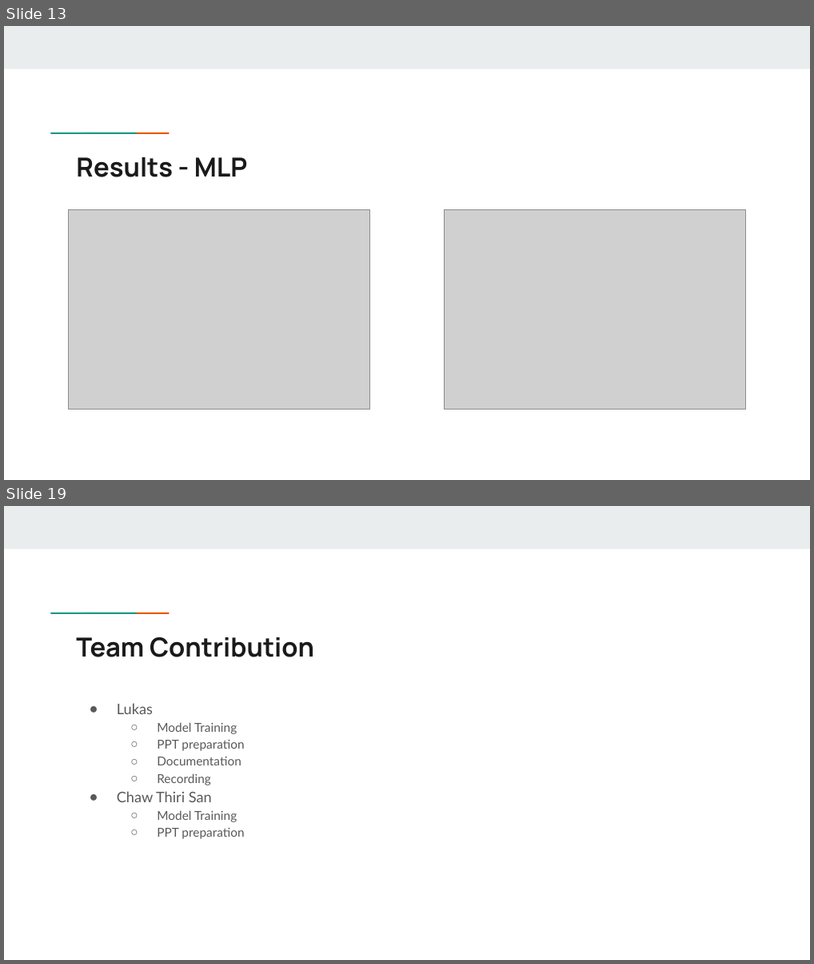
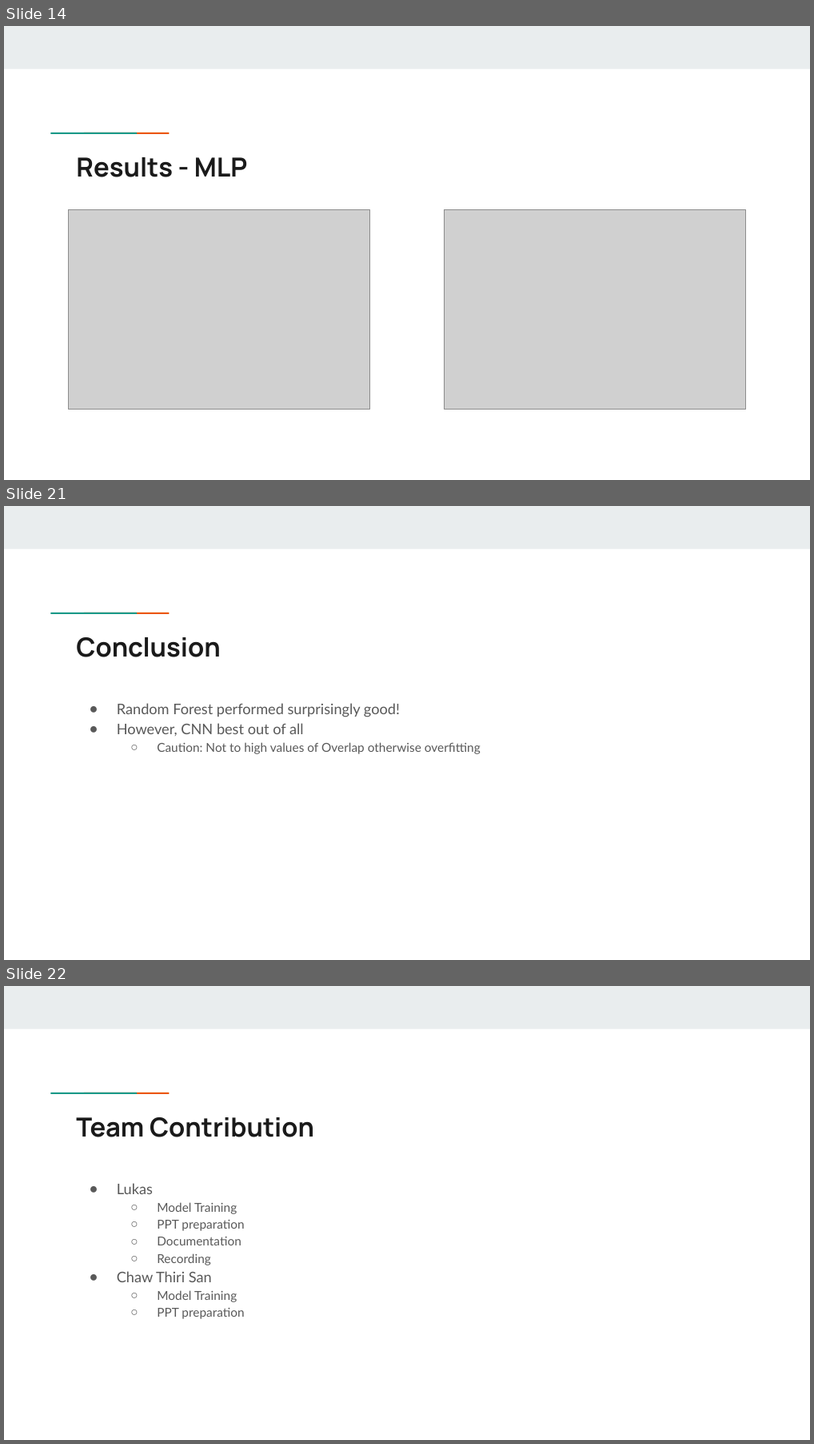
Before and after one commit to lukasmathae/ai-teng-nano-sensor, a slide deck: submission/AI-based_recognition_for_TENG_Nano_sensors.pptx. Shown one above the other, each under a label of ours: slides 13 and 19 before the commit, slides 14, 21 and 22 after it; the slides between them are not shown. The pictures are 814x964 and 814x1444 pixels, drawn with LibreOffice and Linux fonts; fonts in the diff are those of the drawing; grey boxes stand for pictures. Boxes give left, top, right and bottom in pixels: in the first picture for what was removed or moved away, otherwise in the second. Text is boxed around its words. In the diff, an @@ line names an element or a change of style, - is before the commit and + after.

Commit message:
Add conclusion to ppt and docu

```diff
--- a/submission/AI-based_recognition_for_TENG_Nano_sensors.pptx
+++ b/submission/AI-based_recognition_for_TENG_Nano_sensors.pptx
@@ slide 21 added at (4,506,810,960), background #FFFFFF; not listed: 3 template elements that a slide beside it also shows @@
@@ title added at (76,637,220,657), 23.4 pt, text #1A1A1A, bold @@
+Conclusion
@@ text added at (117,703,481,754), 13 pt, text #595959 @@
+● Random Forest performed surprisingly good!
+● However, CNN best out of all
+  ○ Caution: Not to high values of Overlap otherwise overfitting
@@ what was slide 13 is now slide 14 @@
@@ what was slide 19 is now slide 22 @@
```
Also in this commit, not shown: 3 slides changed, 4 other slides added, 2 slides removed, 1 other file.
